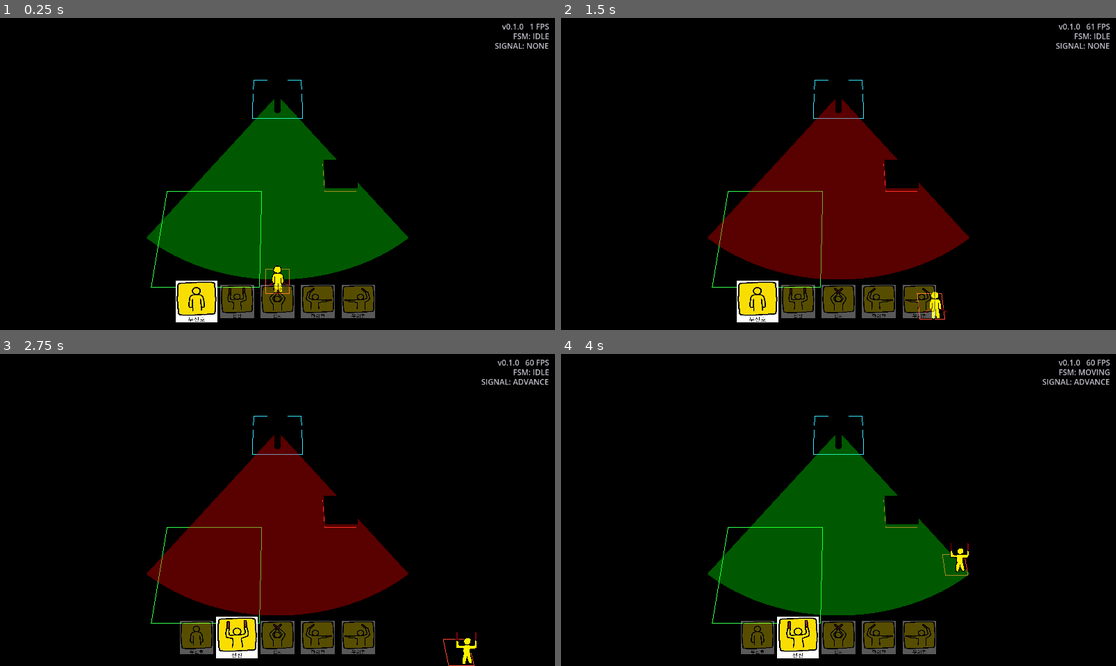
Above: before the commit, frames 1-4 (two rows, left to right).
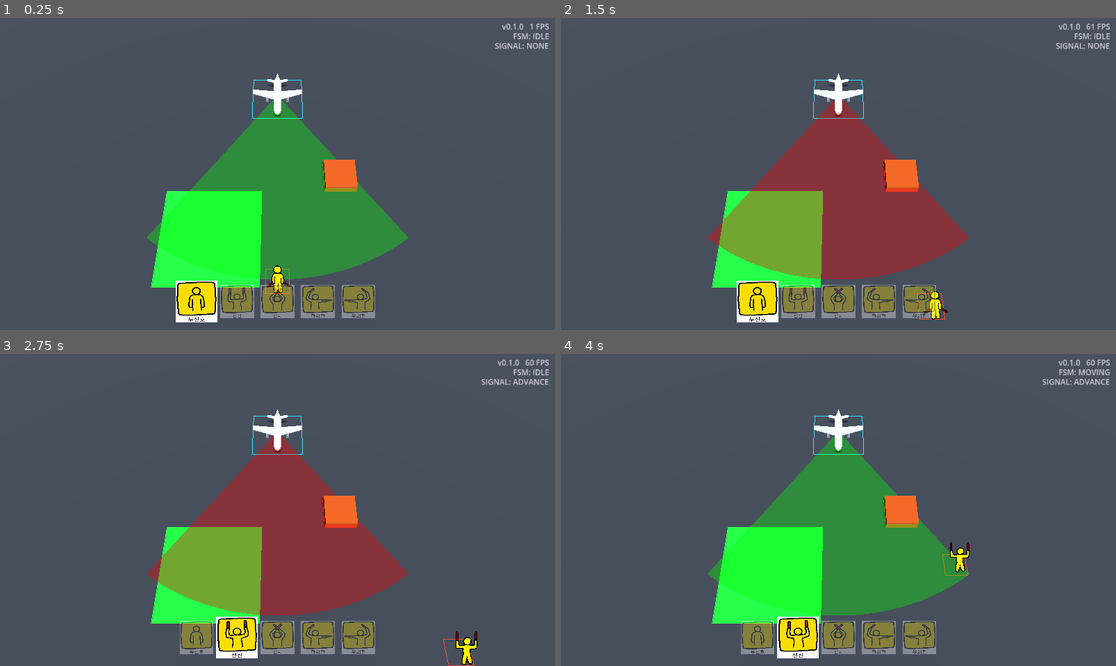
Above: after the commit, the same moments.

Repository: Leusin/project-godot-airport-marshaling-game
Game: Godot game, scene res://src/core/main_game/Main.tscn
The game is run twice, just before and just after one commit, with the same random seed, the same clock (stepped at 60 frames per second) and the same inputs.
Inputs:
- Up to frame 1 (0.25 s): no input
- Up to frame 2 (1.5 s): tap Enter (ui_accept) at 0.5, 0.77 s; hold D (move_right) 0.53-1.28 s; hold Up (signal_advance) 0.53-1.28 s; hold S (move_down) from 1.28 s (still down); tap Up (signal_advance) at 1.35 s
- Up to frame 3 (2.75 s): tap Enter (ui_accept) at 1.52, 2 s; release S (move_down) at 2.03 s; hold D (move_right) from 2.03 s (still down); hold Up (signal_advance) from 2.03 s (still down)
- Up to frame 4 (4 s): release D (move_right) at 2.78 s; release Up (signal_advance) at 2.78 s; hold W (move_up) 2.78-3.53 s; tap Up (signal_advance) at 2.85 s; tap Enter (ui_accept) at 3.02, 3.77 s; hold A (move_left) from 3.53 s (still down); hold Up (signal_advance) from 3.53 s (still down)

The runs differ from the first frame. In frame 1, 99% of the frame differs, in the area x 0-100%, y 0-100%; in frame 2, 99%; in frame 3, 98%; in frame 4, 99%.

Commit message:
fix: 씬에 조명/환경이 아예 없어 어둡던 문제 해결
DirectionalLight3D(Sun) + WorldEnvironment(코드로 앰비언트 구성) 추가.
Environment enum은 tscn에 raw int 대신 이름(BG_COLOR 등)으로 참조해 오류 방지.

Co-Authored-By: Claude Sonnet 4.6 <noreply@anthropic.com>

Diff:
--- a/src/core/main_game/Main.tscn
+++ b/src/core/main_game/Main.tscn
@@ -17,6 +17,7 @@
 [ext_resource type="Script" path="res://src/debug/collision_debug_visual.gd" id="15_collision_debug_script"]
 [ext_resource type="PackedScene" path="res://assets/models/aircraft.glb" id="16_aircraft_model"]
 [ext_resource type="Script" path="res://src/gameplay/marshaller/marshaller_sprite.gd" id="17_marshaller_sprite_script"]
+[ext_resource type="Script" path="res://src/core/main_game/level_lighting.gd" id="19_level_lighting_script"]
 
 [sub_resource type="BoxMesh" id="BoxMesh_obstacle"]
 size = Vector3(1.5, 1.0, 1.5)
@@ -51,6 +52,14 @@
 transform = Transform3D(1, 0, 0, 0, 0.5, 0.866, 0, -0.866, 0.5, 0, 16.0, 9.0)
 current = true
 fov = 45.0
+
+[node name="WorldEnvironment" type="WorldEnvironment" parent="World"]
+script = ExtResource("19_level_lighting_script")
+
+[node name="Sun" type="DirectionalLight3D" parent="World"]
+transform = Transform3D(1, 0, 0, 0, 0.5, 0.866, 0, -0.866, 0.5, 0, 10, 0)
+light_energy = 1.1
+shadow_enabled = true
 
 [node name="LevelRoot" type="Node3D" parent="World"]
 
--- /dev/null
+++ b/src/core/main_game/level_lighting.gd
@@ -0,0 +1,13 @@
+extends WorldEnvironment
+## 씬에 조명/환경이 전혀 없어 전체가 어둡던 문제 해결.
+## Environment의 enum 값은 .tscn에 raw int로 적지 않고 여기서 이름으로 참조해
+## (Environment.BG_COLOR 등) 오타/오류 여지를 없앤다.
+
+func _ready() -> void:
+	var env := Environment.new()
+	env.background_mode = Environment.BG_COLOR
+	env.background_color = Color(0.05, 0.06, 0.08)
+	env.ambient_light_source = Environment.AMBIENT_SOURCE_COLOR
+	env.ambient_light_color = Color(0.5, 0.52, 0.58)
+	env.ambient_light_energy = 0.6
+	environment = env
Not shown, changed: DEVLOG.md
